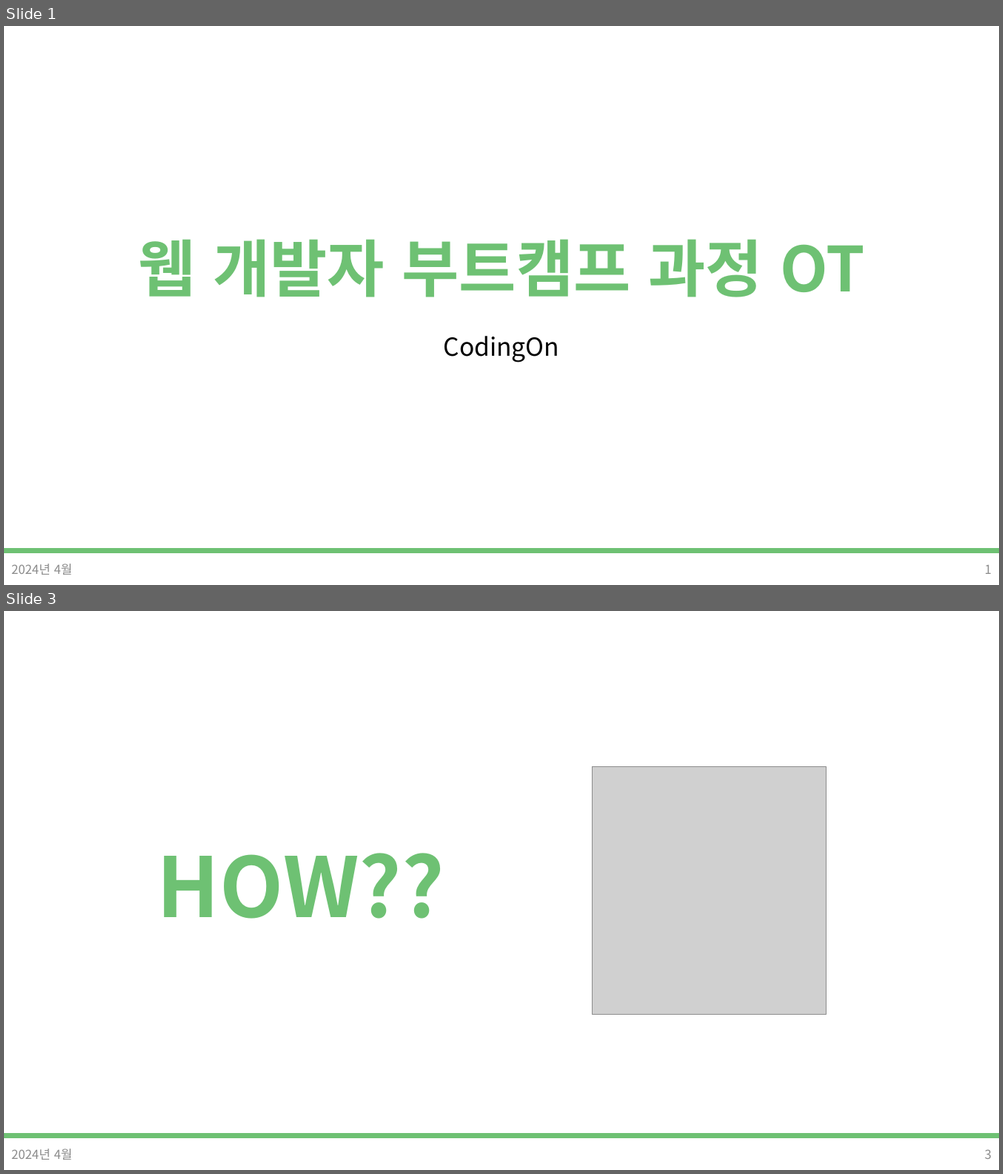
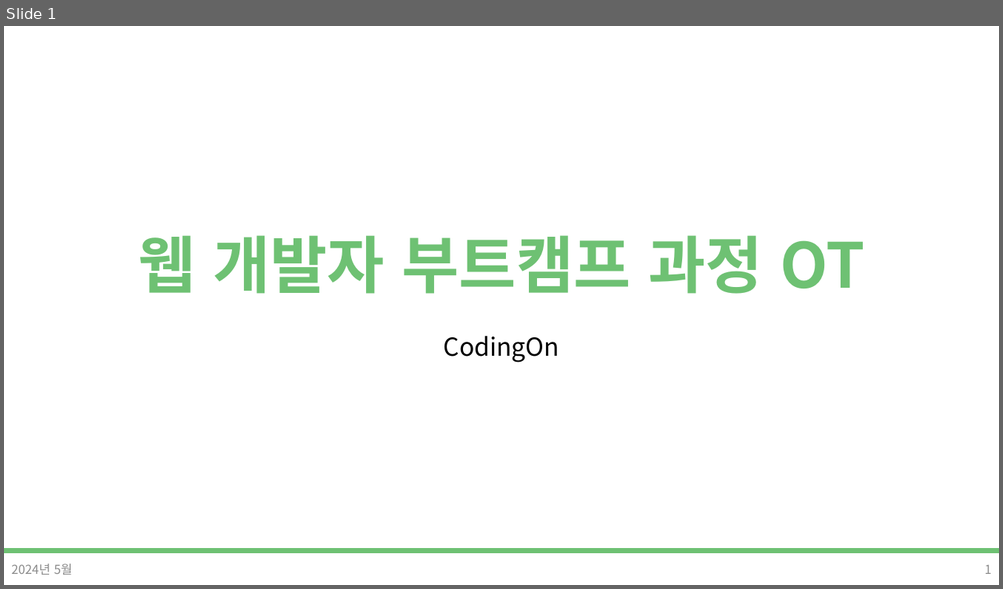
Before and after one commit to DevDamon0527/SeSAC_Yeongdeungpo_Campus_6th, a slide deck: material/[SeSAC_YDP_6] 01_ot,git.pptx. Shown one above the other, each under a label of ours: slides 1 and 3 before the commit, slide 1 after it; the slides between them are not shown. The pictures are 1003x1174 and 1003x589 pixels, drawn with LibreOffice and Linux fonts; fonts in the diff are those of the drawing; grey boxes stand for pictures; background and template pictures are left out. Boxes give left, top, right and bottom in pixels: in the first picture for what was removed or moved away, otherwise in the second. Text is boxed around its words. In the diff, an @@ line names an element or a change of style, - is before the commit and + after.

```diff
--- a/material/[SeSAC_YDP_6] 01_ot,git.pptx
+++ b/material/[SeSAC_YDP_6] 01_ot,git.pptx
@@ slide 3 removed at bbox=[4, 611, 999, 1170], background #FFFFFF; not listed: 1 template element that a slide beside it also shows @@
@@ picture removed at bbox=[592, 767, 826, 1014] @@
@@ text removed at bbox=[156, 853, 444, 919] @@
-HOW??
@@ text removed at bbox=[11, 1149, 73, 1160] @@
-2024년 4월
@@ page number removed at bbox=[984, 1150, 991, 1159] @@
-3
@@ slide 1 changed as well @@
@@ title "웹 개발자 부트캠프 과정 OT": place and size @@
-title "웹 개발자 부트캠프 과정 OT" at bbox=[138, 239, 865, 298]
+title "웹 개발자 부트캠프 과정 OT" at bbox=[138, 235, 865, 294]
@@ text at bbox=[11, 564, 73, 575]: text changed @@
-2024년 4월
+2024년 5월
```
Also in this commit, not shown: 29 other slides changed, 5 slides added, 3 other slides removed.
